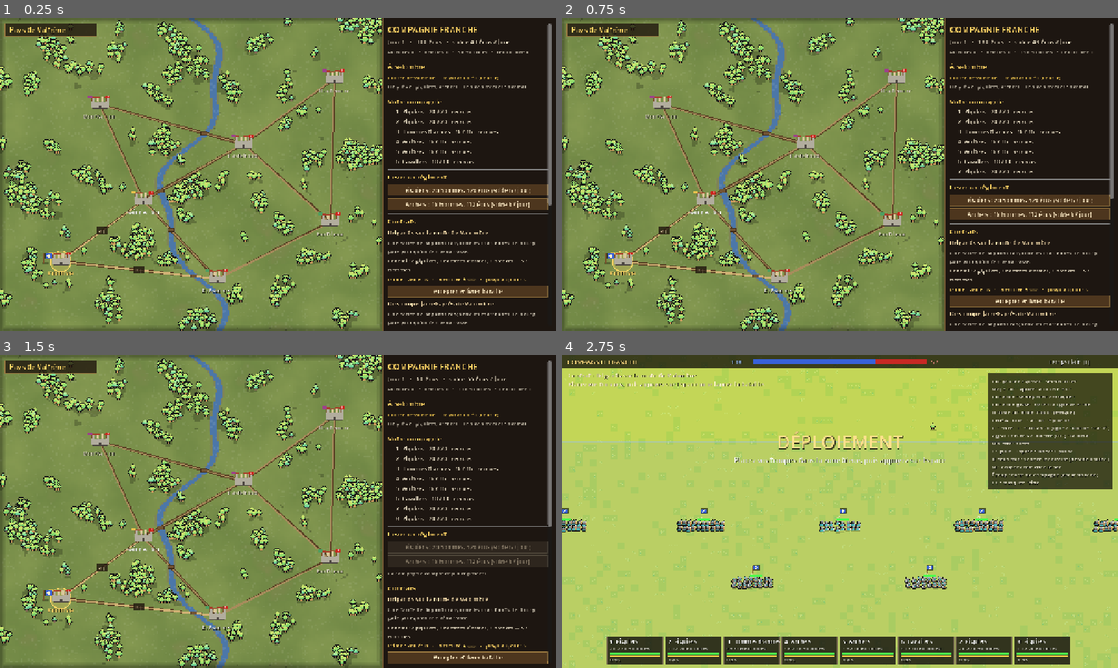
Above: before the commit, frames 1-4 (two rows, left to right).
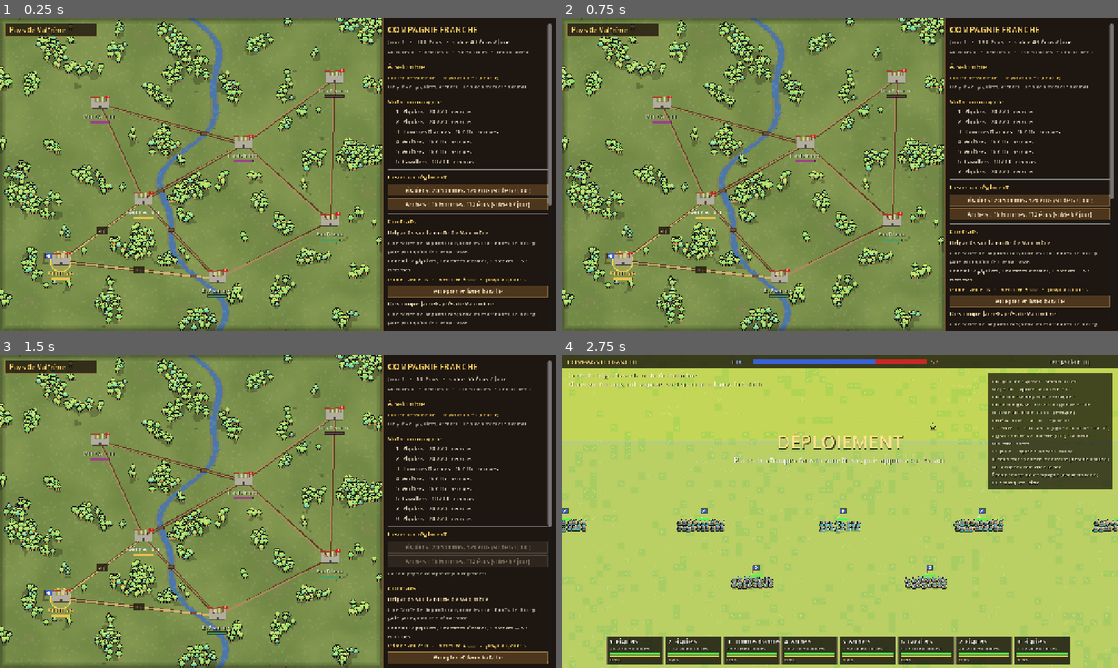
Above: after the commit, the same moments.

Repository: NengD/Compagnie-Franche
Game: Godot game, scene res://scenes/campaign.tscn
The game is run twice, just before and just after one commit, with the same random seed, the same clock (stepped at 60 frames per second) and the same inputs.
Inputs:
- Up to frame 1 (0.25 s): no input
- Up to frame 2 (0.75 s): click "Piquiers : 20 hommes, 120 écu…" at 0.5 s
- Up to frame 3 (1.5 s): click "Piquiers : 20 hommes, 120 écu…" at 1.25 s
- Up to frame 4 (2.75 s): click "Accepter et livrer bataille" at 2 s

The runs differ from the first frame. In frame 1, 0.3% of the frame differs, in the area x 8-62%, y 16-90%; in frame 2, 0.3%; in frame 3, 0.3%; in frame 4, nothing differs.

Commit message:
Liseré de faction sous les villes, chevrons en badge, README à jour
Co-Authored-By: Claude Opus 5.5 <noreply@anthropic.com>

Diff:
--- a/scripts/campaign_map.gd
+++ b/scripts/campaign_map.gd
@@ -509,13 +509,14 @@
 		draw_line(f, f + Vector2(0, 14), WOOD, 2.0)
 		draw_rect(Rect2(f, Vector2(10, 7)), Color(0.8, 0.15, 0.12))
 		draw_string(font, f + Vector2(2, 6), str(n), HORIZONTAL_ALIGNMENT_LEFT, -1, 9, Color.WHITE)
-	# Fanion aux couleurs de la faction
+	# Liseré aux couleurs de la faction sous le nom (rayé si elle nous ferme ses portes)
 	var fcol: Color = CampaignState.FACTIONS[CampaignState.town_faction(i)]["color"]
-	var pf := p + Vector2(-18, -22)
-	draw_line(pf, pf + Vector2(0, 14), WOOD, 2.0)
-	draw_rect(Rect2(pf + Vector2(-9, 0), Vector2(9, 6)), fcol)
+	var bar := Rect2(p + Vector2(-22, 38), Vector2(44, 4))
+	draw_rect(bar.grow(1), Color(0, 0, 0, 0.7))
+	draw_rect(bar, fcol)
 	if state.faction_closed(CampaignState.town_faction(i)):
-		draw_line(pf + Vector2(-9, 0), pf + Vector2(0, 6), Color(0.1, 0, 0), 1.5)
+		for k in 4:
+			draw_rect(Rect2(bar.position + Vector2(4 + k * 11, 0), Vector2(5, 4)), Color(0.55, 0.08, 0.06))
 	var name: String = CampaignState.TOWNS[i]["name"]
 	var col := GOLD_COL if here else (Color(1, 1, 1) if near else Color(0.85, 0.82, 0.75))
 	draw_string(font, p + Vector2(-60, 33), name, HORIZONTAL_ALIGNMENT_CENTER, 120, 13, Color(0, 0, 0, 0.8))
--- a/scripts/hud.gd
+++ b/scripts/hud.gd
@@ -87,7 +87,7 @@
 		text(rect.position + Vector2(6, 58), status, 11, scol)
 		if r.hidden:
 			text(rect.position + Vector2(cw - 40, 58), "caché", 11, Color(0.4, 1, 0.5))
-		draw_chevrons(self, rect.position + Vector2(cw - 16, 6), r.rank)
+		draw_chevrons(self, rect.position + Vector2(cw - 16, -4.0 - 4.0 * r.rank), r.rank) # Badge au-dessus de la carte
 
 	# Messages
 	var y := 52.0
